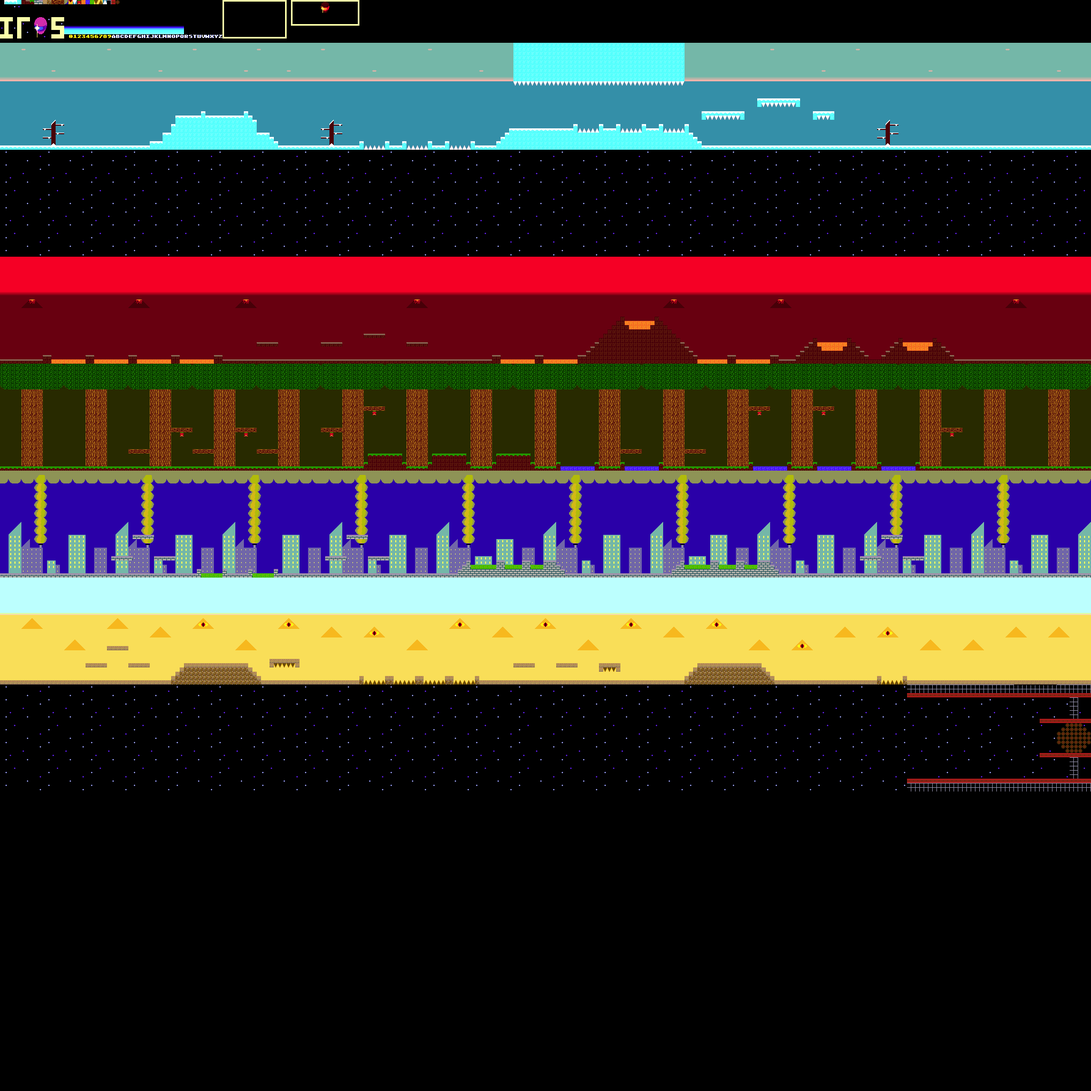
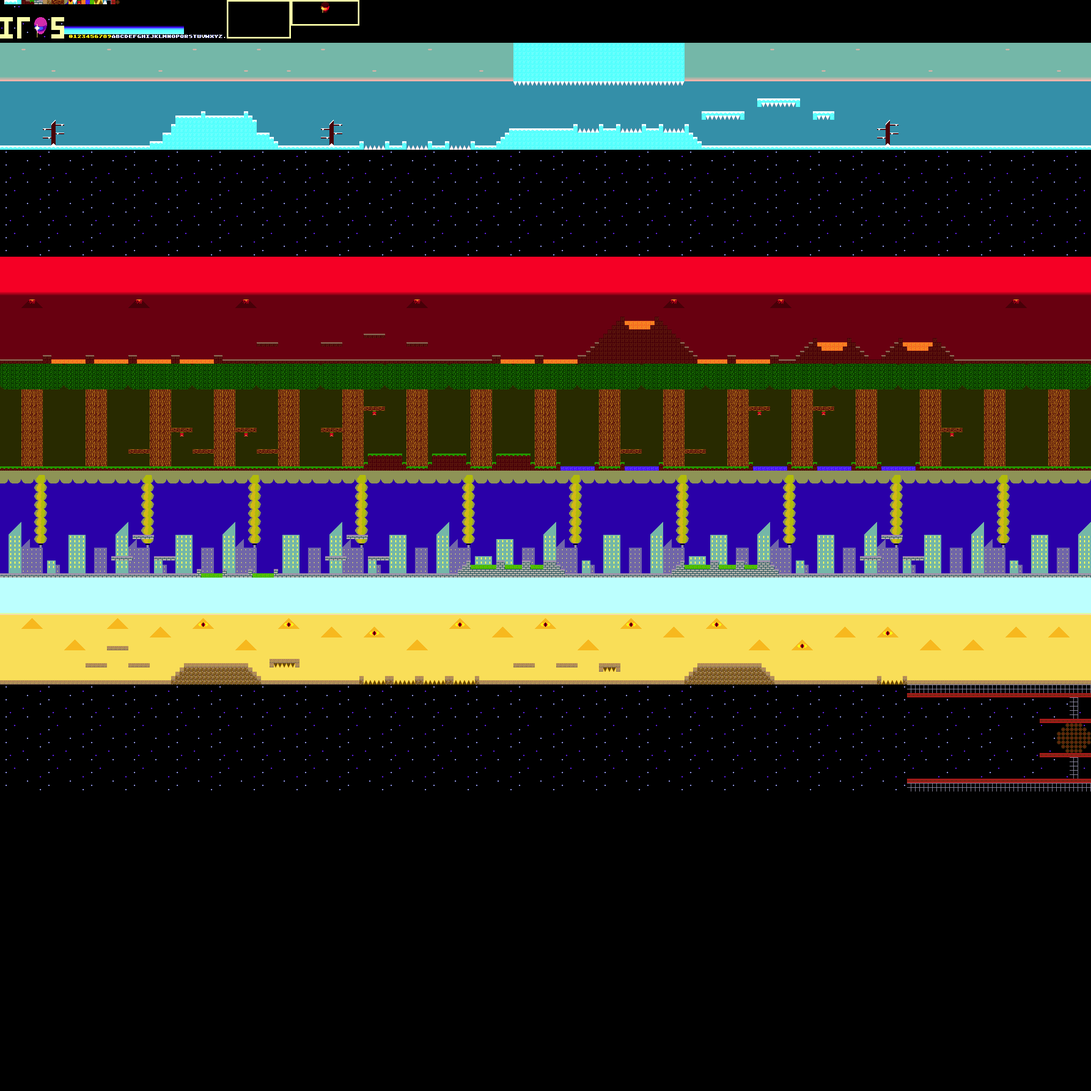
Two versions of the same layered image (1091 x 1091). Layer-by-layer changes:
painted on "Background" over (x1=222, y1=0, x2=1058, y2=686)
